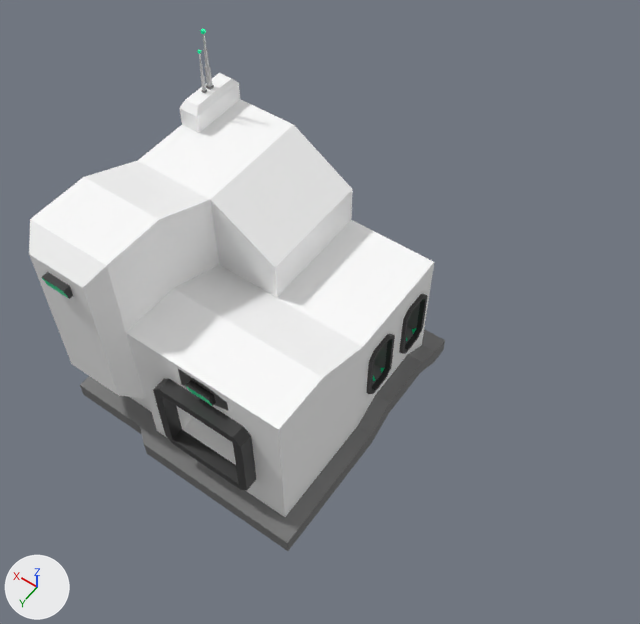
A saved change to the FBX model Assets/Models/Structures/Carbon_Factory.fbx.
Rendered twice from a 50 mm camera at (-5.43, 6.8, 11.89) aimed at (-0.53, -0.05, 1.11). Every picture has the same lights, and +X, +Y and +Z are marked at lower left. Where no turn or scale is listed for an object, it has been applied to the vertices.

The older version as bpy lines, for what is in view:
```python
mat_tt_color_03 = principled_material('TT_color_03')
mat_tt_color_03.base_color = (0.581, 0.581, 0.581)  # light grey #c9c9c9
mat_tt_color_03.roughness = 0.4
me_carbon_factory = bpy.data.meshes.new('Carbon_Factory')
me_carbon_factory.from_pydata(...)  # 728 vertices, 661 faces; spans x -1.67..3.12, y -2.44..2.54, z -1.7..3.96
# faces by material slot: [243, 80, 140, 40, 158]
me_carbon_factory.materials.append(mat_tt_color_00)  # white #ffffff
me_carbon_factory.materials.append(mat_tt_color_01)  # green #00ffb0
me_carbon_factory.materials.append(mat_tt_color_02)  # grey #757575
me_carbon_factory.materials.append(mat_tt_color_03)  # light grey #c9c9c9
me_carbon_factory.materials.append(mat_tt_color_04)  # black #333333
ob_carbon_factory = bpy.data.objects.new('Carbon_Factory', me_carbon_factory)
ob_carbon_factory.location = (0.0, 0.0, 0.0)
```
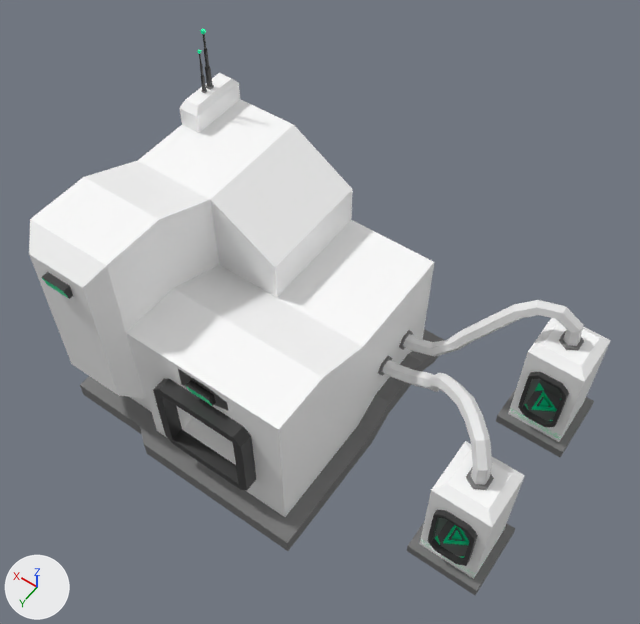
Commit message: Removed unused Carbon Factory model version

Changed parts and their boxes [x1, y1, x2, y2] in the pictures (640 x 624 px):
'Carbon_Factory', recoloured, reshaped
    before: [29, 29, 445, 551]
    after: [29, 29, 444, 551]
'Key_Item_Slot.002', added
    after: [407, 441, 525, 595]
    faces in mat_tt_color_00 (white #ffffff): [420, 441, 525, 579]
    faces in mat_tt_color_02 (grey #757575): [407, 468, 515, 595]
    faces in mat_tt_color_03 (black #333333): [428, 510, 478, 566]
    faces in mat_tt_color_01 (green #00ffb0): [422, 525, 469, 558]
'Key_Item_Slot.003', added
    after: [496, 318, 611, 457]
    faces in mat_tt_color_00 (white #ffffff): [508, 318, 611, 442]
    faces in mat_tt_color_02 (grey #757575): [496, 331, 594, 457]
    faces in mat_tt_color_03 (black #333333): [518, 372, 569, 427]
    faces in mat_tt_color_01 (green #00ffb0): [511, 383, 561, 439]
'Cable.002', added
    after: [403, 300, 584, 357]
'Cable.001', added
    after: [382, 360, 492, 485]
'Cable_Port.001', added
    after: [378, 356, 392, 376]
'Cable_Port.002', added
    after: [399, 330, 413, 350]
part 1 of me_carbon_factory, deleted (black)
    before: [399, 294, 428, 354]
part 2 of me_carbon_factory, deleted (black)
    before: [366, 334, 395, 394]
part 3 of me_carbon_factory, cut back
    before: [372, 303, 420, 385]
    after: [368, 297, 422, 390]
part 4 of me_carbon_factory, recoloured
    both: [199, 34, 212, 91]

What the commit changed:
Material 'TT_color_03' (mat_tt_color_03) changes colour from light grey #c9c9c9 to black #333333; in linear values from (0.581, 0.581, 0.581) to (0.0331, 0.0331, 0.0331).
me_carbon_factory is used by ob_carbon_factory; location (0.0, 0.0, 0.0).
me_carbon_factory had 728 vertices, 661 faces and spanned x -1.67..3.12, y -2.44..2.54, z -1.7..3.96.
me_carbon_factory now has 532 vertices, 487 faces and spans x -1.67..3.12, y -2.44..2.54, z -1.7..3.96.
me_carbon_factory part 1: the loose piece of 60 vertices spanning x -1.44..-1.35, y -1.9..-1.22, z -0.75..0.46 is deleted.
me_carbon_factory part 2: the loose piece of 60 vertices spanning x -1.44..-1.35, y -0.87..-0.2, z -0.75..0.46 is deleted.
Part 3, on me_carbon_factory:
76 vertices are removed from x -1.33..-0.83, y -1.83..-0.26, z -0.69..0.41.
58 faces are deleted.
4 new faces join them, mat_tt_color_00 (white #ffffff).
me_carbon_factory part 4: 40 faces spanning x 2.72..2.78, y -1.64..-1.45, z 2.93..3.9 switch from mat_tt_color_03 (light grey #c9c9c9) to mat_tt_color_04 (black #333333).
Mesh me_key_item_slot_003 is new.
It has 30 vertices, 24 faces and spans x -0.022..0.027, y -0.193..0.193, z -0.167..0.167.
Faces by material slot: [6, 18].
It uses material mat_tt_color_00 (white #ffffff).
It uses material mat_tt_color_02 (grey #757575).
Mesh me_cable_003 is new.
It has 78 vertices, 74 faces and spans x -0.12..2.6, y -1.57..0.13, z -1.04..0.73.
Mesh me_cable_004 is new.
It has 78 vertices, 74 faces and spans x -0.12..2.97, y -0.13..1.03, z -1.05..0.67.
Mesh me_key_item_slot_004 is new.
It has 231 vertices, 194 faces and spans x -0.63..0.63, y -0.63..0.63, z -0.63..1.6.
Faces by material slot: [62, 41, 45, 46].
It uses material mat_tt_color_00 (white #ffffff).
It uses material mat_tt_color_01 (green #00ffb0).
It uses material mat_tt_color_02 (grey #757575).
It uses material mat_tt_color_03 (black #333333).
Object 'Cable_Port.001' (ob_cable_port_001) is new; it shows me_key_item_slot_003.
Its location is (-1.39, -0.72, -0.4).
Object 'Cable.001' (ob_cable_001) is new; it shows me_cable_003.
Its location is (-3.84, 0.68, 0.52).
Object 'Cable_Port.002' (ob_cable_port_002) is new; it shows a copy of me_key_item_slot_003.
Its location is (-1.39, -1.38, -0.4).
Object 'Cable.002' (ob_cable_002) is new; it shows me_cable_004.
Its location is (-3.84, -2.27, 0.52).
Object 'Key_Item_Slot.002' (ob_key_item_slot_002) is new; it shows me_key_item_slot_004.
Its location is (-3.84, 0.68, -1.05).
Object 'Key_Item_Slot.003' (ob_key_item_slot_003) is new; it shows a copy of me_key_item_slot_004.
Its location is (-3.84, -2.28, -1.05).
